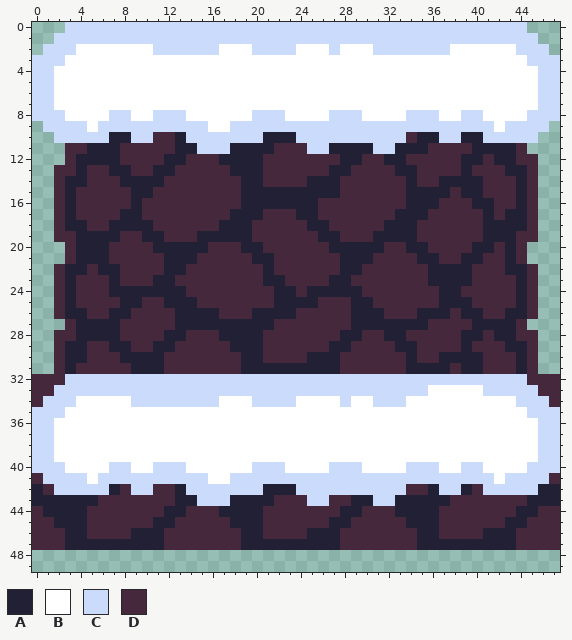
Edited in one commit: pixel-art file (Aseprite Files/Level 1 Tileset.aseprite). The picture above was drawn from the file before the commit.
48x80 pixels, 1 frame. Shown: x 0..47, y 0..49.
Palette (. is transparent): A #222034  B #ffffff  C #cbdbfc  D #45283c
Pixels before, first column x 0:
 0 ...CCCCCCCCCCCCCCCCCCCCCCCCCCCCCCCCCCCCCCCCCC...
 1 ..CCCCCCCCCCCCCCCCCCCCCCCCCCCCCCCCCCCCCCCCCCCC..
 2 .CCCBBBBBBBCCCCCCBBBCCCCBBBCBBBCCCCCCCBBBBBBCCC.
 3 CCCBBBBBBBBBBBBBBBBBBBBBBBBBBBBBBBBBBBBBBBBBBCCC
 4 CCBBBBBBBBBBBBBBBBBBBBBBBBBBBBBBBBBBBBBBBBBBBBCC
 5 CCBBBBBBBBBBBBBBBBBBBBBBBBBBBBBBBBBBBBBBBBBBBBCC
 6 CCBBBBBBBBBBBBBBBBBBBBBBBBBBBBBBBBBBBBBBBBBBBBCC
 7 CCBBBBBBBBBBBBBBBBBBBBBBBBBBBBBBBBBBBBBBBBBBBBCC
 8 CCCBBBBCCBBCCCBBBBBBCCCBBBBCCCBBBBCCCBBCCBBBBCCC
 9 .CCCCBCCCCCCCCCCBBCCCCCCCCCCCCCCCCCCCCCCCCBCCCC.
10 ..CCCCCAACCDDACCCCCCCAAACCCCCCCCCCDAACCAACCCCC..
11 ...DDAAADDDDDAACCCAAAADDDCCAAAACCAAADDDDAAAAD...
12 ...DAAAADDDDAADDDAAAADDDDDDDAADDAADDDDDAADAADD..
13 ..DDADDAADDAADDDDDAAADDDDDDAADDDDAADDDDADDDAAD..
14 ..DAADDDAAAADDDDDDDAADDDDAAADDDDDDADDAAAADDDAD..
15 ..DADDDDDAADDDDDDDDAAAAAAAAADDDDDDAAAADAADDDAD..
16 ..DADDDDDADDDDDDDDDAAAAAAADDDDDDDDAAADDDAADDAD..
17 ..DADDDDAADDDDDDDDAAADDDAADDDDDDDAAADDDDDADAAD..
18 ..DAADDAAAADDDDDDAAADDDDDAADDDDDAAADDDDDDAAAAD..
19 ..DDAAAADDAADDDAAAAADDDDDDAADDDAAAADDDDDDAAADD..
20 ...DAAADDDDAAAAADDDAADDDDDDAAAAADDAADDDDAADAD...
21 ...DAAADDDDDAAADDDDDAADDDDDDAAADDDDAADDAADDAD...
22 ..DAADAADDDDAADDDDDDDADDDDDDAADDDDDDAAAADDDAAD..
23 ..DADDDADDDAADDDDDDDDAADDDDAADDDDDDDAAAADDDDAD..
24 ..DADDDAAAAAAADDDDDDDDAADAAAAADDDDDDDAADDDDDAD..
25 ..DADDDDAADDAAADDDDDDDAAAADDDAADDDDDDAAADDDDAD..
26 ..DAADDAADDDDAAAADDDAAAADDDDDAAADDDAAADAADDAAD..
27 ...DAAAADDDDDAAAAAAAAADDDDDDDAAAAAAADDDDAAAAD...
28 ..DDAAAADDDDAADDDAAAADDDDDDDAADDAADDDDDAADAADD..
29 ..DAADDAADDAADDDDDAAADDDDDDAADDDDAADDDDADDDAAD..
30 ..DAADDDAAAADDDDDDDAADDDDAAADDDDDDADDAAAADDDAD..
31 ..DADDDDDAAADDDDDDDAAAAAAAAADDDDDDAAAADAADDDAD..
32 DDDCCCCCCCCCCCCCCCCCCCCCCCCCCCCCCCCCCCCCCCCCCDDD
33 DDCCCCCCCCCCCCCCCCCCCCCCCCCCCCCCCCCCBBBBBCCCCCDD
34 DCCCBBBBBCCCCCCCCBBBCCCCBBBBCBBCCCBBBBBBBBBBCCCD
35 CCCBBBBBBBBBBBBBBBBBBBBBBBBBBBBBBBBBBBBBBBBBBCCC
36 CCBBBBBBBBBBBBBBBBBBBBBBBBBBBBBBBBBBBBBBBBBBBBCC
37 CCBBBBBBBBBBBBBBBBBBBBBBBBBBBBBBBBBBBBBBBBBBBBCC
38 CCBBBBBBBBBBBBBBBBBBBBBBBBBBBBBBBBBBBBBBBBBBBBCC
39 CCBBBBBBBBBBBBBBBBBBBBBBBBBBBBBBBBBBBBBBBBBBBBCC
40 CCCBBBBCCBBCCCBBBBBBCCCBBBBCCCBBBBCCCBBCCBBBBCCC
41 DCCCCBCCCCCCCCCCBBCCCCCCCCCCCCCCCCCCCCCCCCBCCCCD
42 ADCCCCCADCCDDACCCCCCCAAACCCCCCCCCCDDACCADCCCCCAA
43 AAAAAADDDDDDDAACCCAAAADDDCCDDAACCAAAAADDDDDDDAAA
44 DAAAADDDDDDDAADDDAAAADDDDDDDAADDDAAAADDDDDDDAADD
45 DDAAADDDDDDAADDDDDAAADDDDDDAADDDDDAAADDDDDDAADDD
46 DDDAADDDDAAADDDDDDDAADDDDAAADDDDDDDAADDDDAAADDDD
47 DDDAAAAAAAAADDDDDDDAAAAAAAAADDDDDDDAAAAAAAAADDDD
And afterwards:
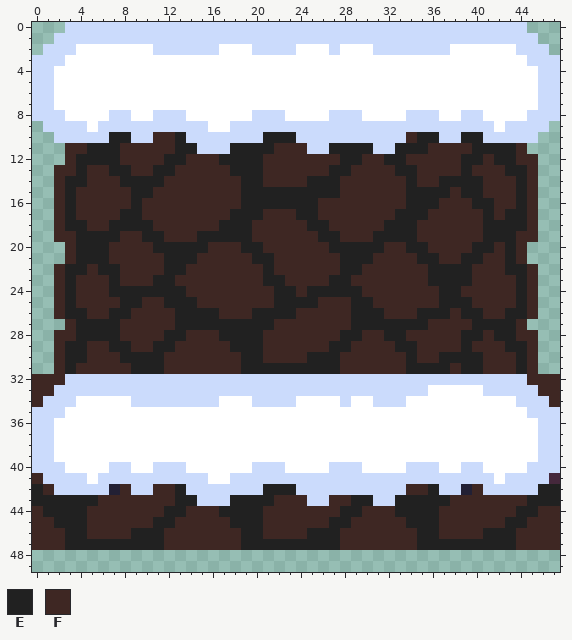
Colours new in this view: E #212121  F #3e2723
Edits made:
Changed rows in their new state; - is an unchanged pixel.
first column x 0:
10 -------EE--FFE-------EEE----------FEE--EE-------
11 ---FFEEEFFFFFEE---EEEEFFF--EEEE--EEEFFFFEEEEF---
12 ---FEEEEFFFFEEFFFEEEEFFFFFFFEEFFEEFFFFFEEFEEFF--
13 --FFEFFEEFFEEFFFFFEEEFFFFFFEEFFFFEEFFFFEFFFEEF--
14 --FEEFFFEEEEFFFFFFFEEFFFFEEEFFFFFFEFFEEEEFFFEF--
15 --FEFFFFFEEFFFFFFFFEEEEEEEEEFFFFFFEEEEFEEFFFEF--
16 --FEFFFFFEFFFFFFFFFEEEEEEEFFFFFFFFEEEFFFEEFFEF--
17 --FEFFFFEEFFFFFFFFEEEFFFEEFFFFFFFEEEFFFFFEFEEF--
18 --FEEFFEEEEFFFFFFEEEFFFFFEEFFFFFEEEFFFFFFEEEEF--
19 --FFEEEEFFEEFFFEEEEEFFFFFFEEFFFEEEEFFFFFFEEEFF--
20 ---FEEEFFFFEEEEEFFFEEFFFFFFEEEEEFFEEFFFFEEFEF---
21 ---FEEEFFFFFEEEFFFFFEEFFFFFFEEEFFFFEEFFEEFFEF---
22 --FEEFEEFFFFEEFFFFFFFEFFFFFFEEFFFFFFEEEEFFFEEF--
23 --FEFFFEFFFEEFFFFFFFFEEFFFFEEFFFFFFFEEEEFFFFEF--
24 --FEFFFEEEEEEEFFFFFFFFEEFEEEEEFFFFFFFEEFFFFFEF--
25 --FEFFFFEEFFEEEFFFFFFFEEEEFFFEEFFFFFFEEEFFFFEF--
26 --FEEFFEEFFFFEEEEFFFEEEEFFFFFEEEFFFEEEFEEFFEEF--
27 ---FEEEEFFFFFEEEEEEEEEFFFFFFFEEEEEEEFFFFEEEEF---
28 --FFEEEEFFFFEEFFFEEEEFFFFFFFEEFFEEFFFFFEEFEEFF--
29 --FEEFFEEFFEEFFFFFEEEFFFFFFEEFFFFEEFFFFEFFFEEF--
30 --FEEFFFEEEEFFFFFFFEEFFFFEEEFFFFFFEFFEEEEFFFEF--
31 --FEFFFFFEEEFFFFFFFEEEEEEEEEFFFFFFEEEEFEEFFFEF--
32 FFF------------------------------------------FFF
33 FF--------------------------------------------FF
34 F----------------------------------------------F
first column x 0:
41 F-----------------------------------------------
42 EF------F--FFE-------EEE----------FFE---F-----EE
43 EEEEEEFFFFFFFEE---EEEEFFF--FFEE--EEEEEFFFFFFFEEE
44 FEEEEFFFFFFFEEFFFEEEEFFFFFFFEEFFFEEEEFFFFFFFEEFF
45 FFEEEFFFFFFEEFFFFFEEEFFFFFFEEFFFFFEEEFFFFFFEEFFF
46 FFFEEFFFFEEEFFFFFFFEEFFFFEEEFFFFFFFEEFFFFEEEFFFF
47 FFFEEEEEEEEEFFFFFFFEEEEEEEEEFFFFFFFEEEEEEEEEFFFF
Boxes around the changes in both pictures, in picture pixels (x1, y1, x2, y2):
changed: (32, 132, 560, 407)
changed: (32, 473, 560, 550)
